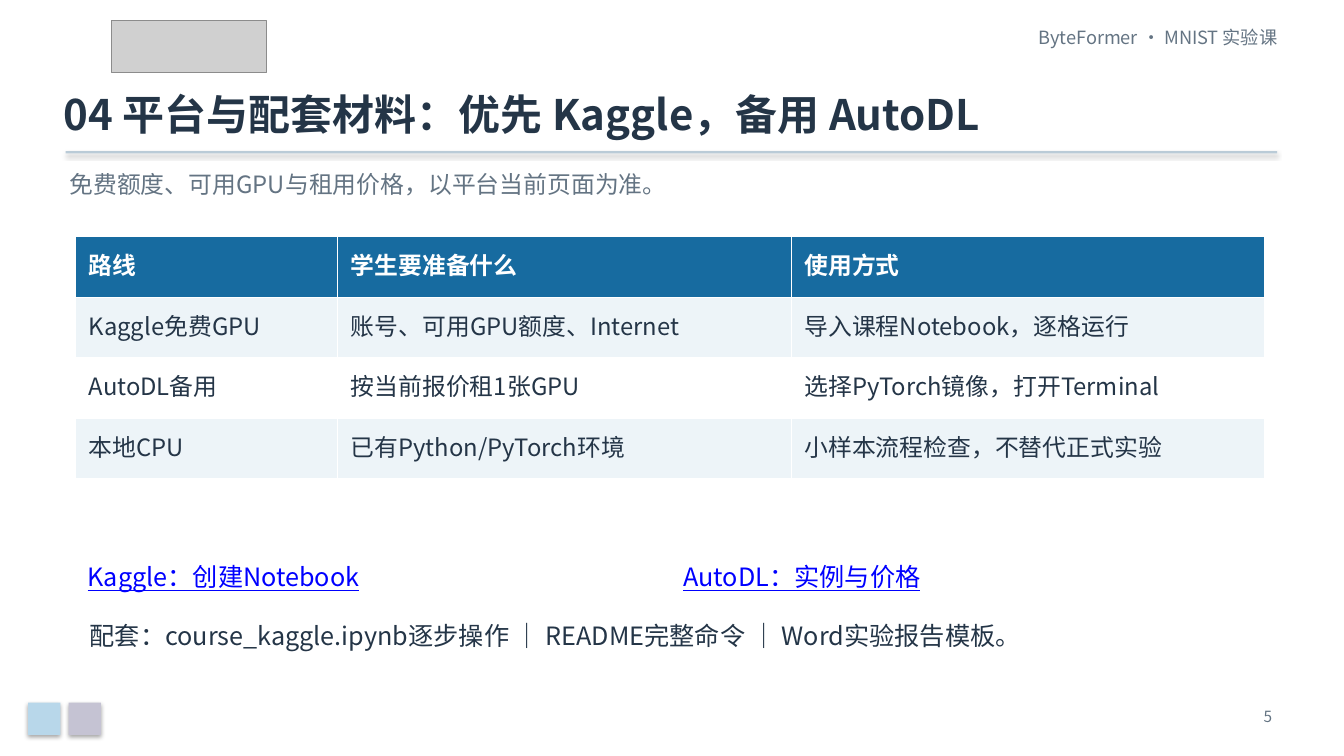
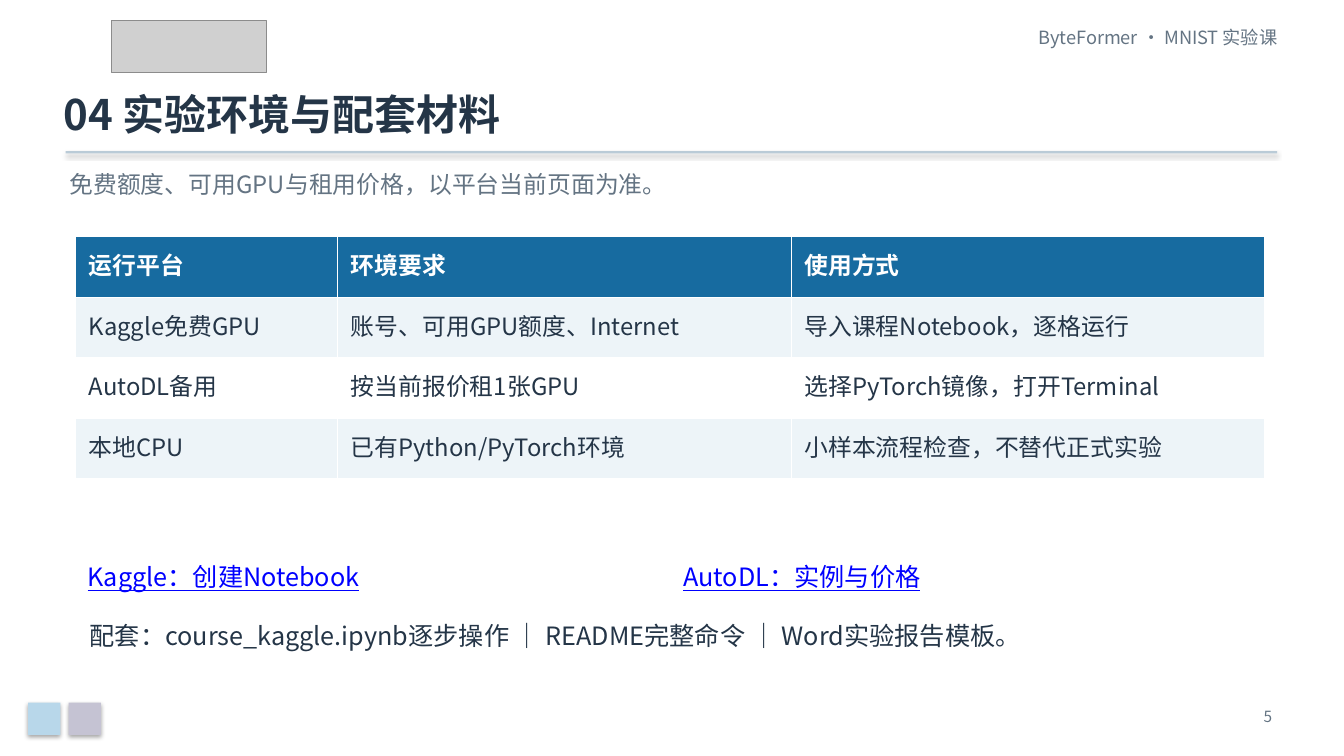
Before and after one commit to Franklin-L/byteformer-mnist-course, a slide deck: slide 5 of docs/ByteFormer_MNIST_零基础实验课.pptx. Drawn at 1344x756 pixels with LibreOffice and Linux fonts; fonts in the diff are those of the drawing; grey boxes stand for pictures. Boxes give left, top, right and bottom in pixels: in the first picture for what was removed or moved away, otherwise in the second. Text is boxed around its words. In the diff, an @@ line names an element or a change of style, - is before the commit and + after.

```diff
--- a/docs/ByteFormer_MNIST_零基础实验课.pptx
+++ b/docs/ByteFormer_MNIST_零基础实验课.pptx
@@ text at (63, 94, 501, 134): text changed @@
-04 平台与配套材料：优先 Kaggle，备用 AutoDL
+04 实验环境与配套材料
@@ table at (76, 237, 1265, 479) @@
-row 1, column 1: 路线
+row 1, column 1: 运行平台
-row 1, column 2: 学生要准备什么
+row 1, column 2: 环境要求
```
Also in this commit, not shown: 12 other slides changed, 2 other files.
